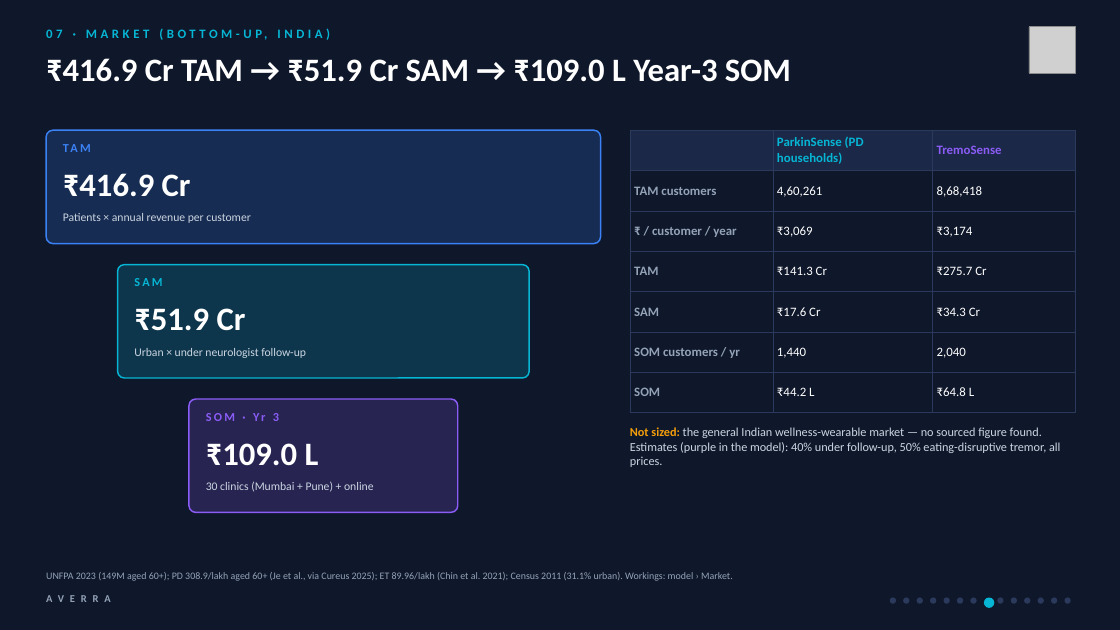
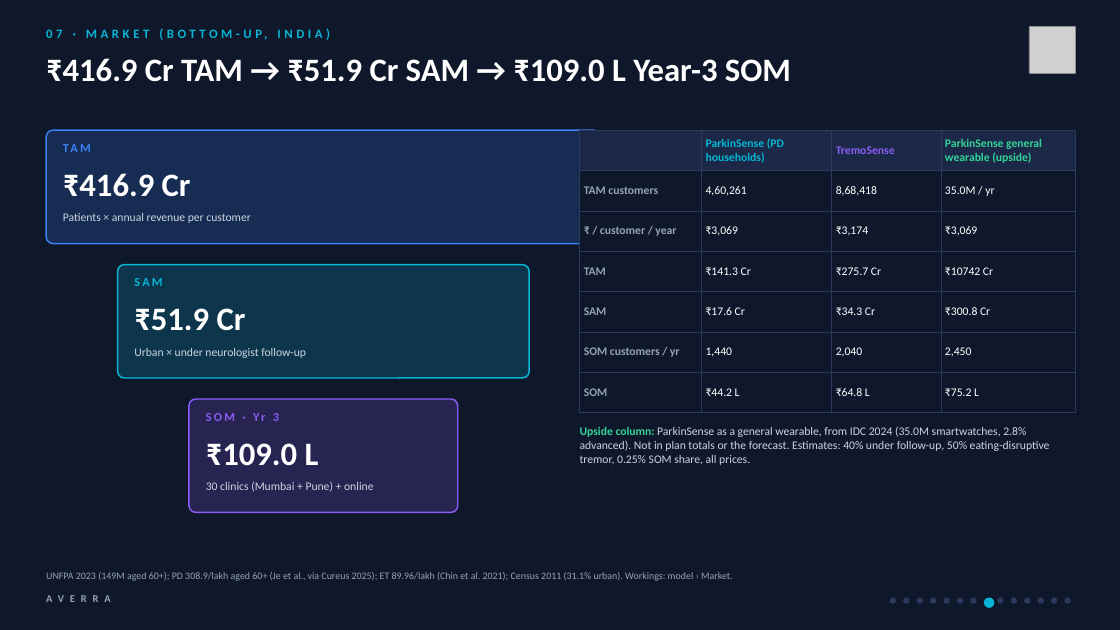
Before and after one commit to sudo-pranshu/AVERRA, a slide deck: slide 8 of deck/AVERRA_Pitch.pptx. Drawn at 1120x630 pixels with LibreOffice and Linux fonts; fonts in the diff are those of the drawing; grey boxes stand for pictures. Boxes give left, top, right and bottom in pixels: in the first picture for what was removed or moved away, otherwise in the second. Text is boxed around its words. In the diff, an @@ line names an element or a change of style, - is before the commit and + after.

```diff
--- a/deck/AVERRA_Pitch.pptx
+++ b/deck/AVERRA_Pitch.pptx
@@ table at (580,130,1075,400) @@
+column 4: ParkinSense general wearable (upside) | 35.0M / yr | ₹3,069 | ₹10742 Cr | ₹300.8 Cr | 2,450 | ₹75.2 L
@@ table: place and size @@
-table at (630,130,1075,400)
+table at (580,130,1075,400)
@@ text at (580,426,1050,465): text changed; size 10.5 to 10 pt @@
-Not sized: the general Indian wellness-wearable market — no sourced figure found. Estimates (purple in the model): 40% under follow-up, 50% eating-disruptive tremor, all prices.
+Upside column: ParkinSense as a general wearable, from IDC 2024 (35.0M smartwatches, 2.8% advanced). Not in plan totals or the forecast. Estimates: 40% under follow-up, 50% eating-disruptive tremor, 0.25% SOM share, all prices.
```
Also in this commit, not shown: 9 other slides changed, 13 other files.
